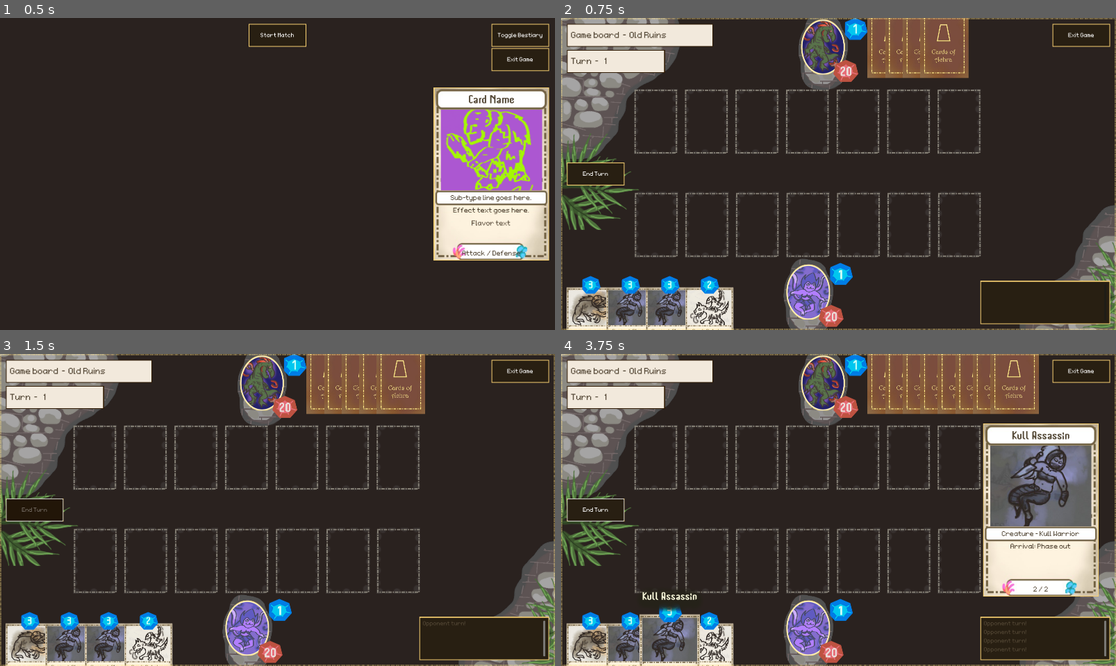
Above: before the commit, frames 1-4 (two rows, left to right).
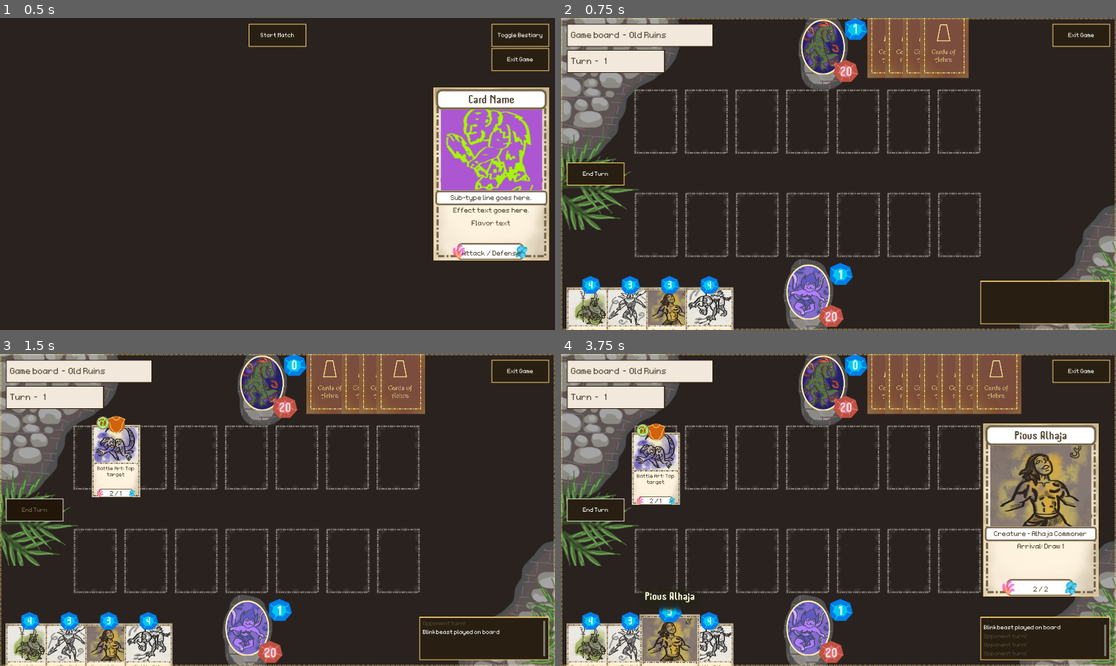
Above: after the commit, the same moments.

Repository: OttoElomaa/Godot-4-Ogre-Card-Game
Game: Godot game, scene res://GameScenes/MainMenu.tscn
The game is run twice, just before and just after one commit, with the same random seed, the same clock (stepped at 60 frames per second) and the same inputs.
Inputs (mouse positions are in pixels of both pictures, inside the frame that each line leads up to):
- Up to frame 1 (0.5 s): no input
- Up to frame 2 (0.75 s): click (838, 36) at 0.5 s
- Up to frame 3 (1.5 s): click (33, 510) at 1.25 s
- Up to frame 4 (3.75 s): tap Enter at 2, 3.5 s; drag from (588, 659) to (827, 385) at 2.02 s; tap Space at 2.75 s; drag from (627, 659) to (827, 385) at 2.77 s; move the mouse to (672, 659) at 3.52 s; hold Up (ui_up) from 3.53 s (still down); tap Mouse wheel down (scrollDown) at 3.6 s; click (672, 659) at 3.67 s

Frame 1 is identical in both runs. In frame 2, 2.4% of the frame differs, in the area x 1-31%, y 84-100%; in frame 3, 4.7%; in frame 4, 11%, in the area x 1-99%, y 0-100%.

Commit message:
Added CardActions autoload, moved Inflict and Corrode code there. Changed how those and also card damage work. Moved autoloads to another folder. Fixed lil crash when accessing actions node when using Summon action

Diff:
--- a/CardScriptsAndComponents/effectScript.gd
+++ b/CardScriptsAndComponents/effectScript.gd
@@ -11,9 +11,9 @@
 
 
 
-var myEffectNode:
-	get:
-		return get_parent()
+var actionsNode: Node = null
+	#get:
+		#return get_parent().get_parent()
 
 
 var myCard: Card = null
@@ -51,6 +51,8 @@
 func setup(card:Card):
 	myCard = card
 	isEnemy = card.isEnemyCard
+
+	actionsNode = card.actions
 
 
 
--- a/CardScriptsAndComponents/effectScriptTargeted.gd
+++ b/CardScriptsAndComponents/effectScriptTargeted.gd
@@ -30,17 +30,16 @@
 
 	#### INFLICT
 	if inflict > 0:
-		target.tempHealth -= inflict
+		CardActions.inflict(target, inflict)
 		success = true
 	elif inflictCreature > 0:
-		target.tempHealth -= inflictCreature
+		CardActions.inflict(target, inflictCreature)
 		success = true
 
 	#### CORRODE
 	if corrode > 0:
-		target.tempHealth -= corrode
-		target.health -= corrode
-
+		CardActions.corrode(target, corrode)
+		success = true
 
 
 	#### TAP
@@ -58,7 +57,7 @@
 
 
 	target.updateCardLabels()
-	if target.tempHealth <= 0:
-		target.destroyAndAnimate(true)
+	#if target.tempHealth <= 0:
+		#target.destroyAndAnimate(true)
 
 	return success
--- a/CardScriptsAndComponents/effectScriptTargetless.gd
+++ b/CardScriptsAndComponents/effectScriptTargetless.gd
@@ -46,8 +46,13 @@
 	if summonScene:
 		var creature:Card = summonScene.instantiate()
 		add_child(creature)   #### TEMP PARENT TO TRIGGER _READY
-		var slot:CardSlot = myEffectNode.findEmptySlot()
-		if slot:
+
+
+
+		var slots:Array = MyTools.findEmptyCardSlots(isEnemy)
+		if not slots.is_empty():
+
+			var slot = slots[0]
 			MyTools.handlePlaceCardInSlot(creature, slot)
 			MyTools.changeMana(creature.manaCost, isEnemy)
 			success = true
--- a/Cards/card.gd
+++ b/Cards/card.gd
@@ -400,45 +400,49 @@
 	if card.checkHasLethal(self):
 		selfDestroyed = true
 
-	#### HANDLE DAMAGE -> SUNDER Keyword
-		#health -= card.tempDamage
-		#tempHealth -= card.tempDamage
-
-	#### SUNDER CAN'T DESTROY CARD, UNLESS IT WAS ALREADY ZERO
-	if tempHealth < 0:
-		if isBrittle:
-			selfDestroyed = true
-		else:
-			health = 0
+
+	#### INFLICT/CORRODE CAN'T DESTROY CARD, UNLESS IT WAS ALREADY ZERO
+	#if tempHealth < 0:
+		#if isBrittle:
+			#selfDestroyed = true
+		#else:
+			#health = 0
 
 	#### ANY CARD CAN DESTROY A CARD WITH 0 HEALTH
-	if isBrittle:
-		if card.tempDamage > 0:
-			selfDestroyed = true
+	#if isBrittle:
+		#if card.tempDamage > 0:
+			#selfDestroyed = true
 
 	#### UPDATE VISUALS AND RETURN DESTROYED STATUS
 	updateCardVisuals()
 	return selfDestroyed
 
 
-func checkHasLethal(otherCard:Card):
+func checkHasLethal(targetCard:Card):
+
 	var hasLethal := false
-	if checkLethalTwo(otherCard):
-		#### NO TRADE; ENEMY CARD DESTROYED
-		if not otherCard.checkLethalTwo(self):
+	if checkLethalTwo(targetCard):
+
+		#### NO TRADE; TARGET CARD DESTROYED
+		if not targetCard.checkLethalTwo(self):
 			hasLethal = true
-		#### IF NO DUELIST, MUTUAL DESTRUCTION = TRADE
-		elif not otherCard.hasDuelist:
+
+		#### TARGET HAS NO DUELIST, MUTUAL DESTRUCTION = TRADE
+		elif not targetCard.hasDuelist:
 			hasLethal = true
-		elif tempDamage > 0 and otherCard.tempHealth <= 0:
+
+		#### TARGET HAS DUELIST BUT HAS ZERO HEALTH -> CAN BE KILLED
+		elif tempDamage > 0 and targetCard.tempHealth <= 0:
 			hasLethal = true
 
 	return hasLethal
 
+
 func checkLethalTwo(card:Card):
+
 	var combatDamage:int = getCombatDamage()
-
 	return combatDamage >= card.tempHealth
+
 
 
 func getCombatDamage():
--- /dev/null
+++ b/GameAutoloads/CardActions.tscn
@@ -0,0 +1,6 @@
+[gd_scene load_steps=2 format=3 uid="uid://clfufaehxtbbd"]
+
+[ext_resource type="Script" uid="uid://c6gg6oln5gg8h" path="res://GameAutoloads/card_actions.gd" id="1_iufk4"]
+
+[node name="CardActions" type="Node2D"]
+script = ExtResource("1_iufk4")
--- a/GameScenes/Autoloads/MyTools.tscn
+++ b/GameAutoloads/MyTools.tscn
@@ -1,6 +1,6 @@
 [gd_scene load_steps=2 format=3 uid="uid://b5e1japtdj8e"]
 
-[ext_resource type="Script" uid="uid://b06j00lt3vyf1" path="res://GameScenes/Autoloads/my_tools.gd" id="1_4t0x4"]
+[ext_resource type="Script" uid="uid://b06j00lt3vyf1" path="res://GameAutoloads/my_tools.gd" id="1_4t0x4"]
 
 [node name="MyTools" type="Node2D"]
 script = ExtResource("1_4t0x4")
--- a/GameScenes/Autoloads/States.tscn
+++ b/GameAutoloads/States.tscn
@@ -1,6 +1,6 @@
 [gd_scene load_steps=2 format=3 uid="uid://bup6apeci6kjj"]
 
-[ext_resource type="Script" uid="uid://dd3qncojpm6lc" path="res://GameScenes/Autoloads/states.gd" id="1_pm0cs"]
+[ext_resource type="Script" uid="uid://dd3qncojpm6lc" path="res://GameAutoloads/states.gd" id="1_pm0cs"]
 
 [node name="States" type="Node2D"]
 script = ExtResource("1_pm0cs")
--- /dev/null
+++ b/GameAutoloads/card_actions.gd
@@ -0,0 +1,22 @@
+extends Node2D
+
+
+
+
+
+#### DEAL TEMPORARY DAMAGE TO A CARD
+func inflict(target:Card, amount:int):
+	target.tempHealth -= amount
+
+	if target.tempHealth <= 0:
+		target.destroyAndAnimate(true)
+
+
+
+#### DEAL TEMPORARY AND PERMANENT DAMAGE TO A CARD
+func corrode(target:Card, amount:int):
+	target.tempHealth -= amount
+	target.health -= amount
+
+	if target.tempHealth <= 0:
+		target.destroyAndAnimate(true)
--- a/GameScenes/card_loader.gd
+++ b/GameScenes/card_loader.gd
@@ -20,7 +20,7 @@
 		cards.append(createCard("res://Cards/Wilds/Cr-Pikeman.tscn"))
 	for i in range(5):
 		cards.append(createCard("res://Cards/Wilds/Cr-Ogre.tscn"))
-	for i in range(10):
+	for i in range(20):
 		cards.append(createCard("res://Cards/Wilds/Cr-RukRaider.tscn"))
 	for i in range(10):
 		cards.append(createCard("res://Cards/Wilds/Cr-MardokHound.tscn"))
@@ -32,7 +32,7 @@
 
 	for i in range(10):
 		cards.append(createCard("res://Cards/Wilds/Cr-BlinkBeast.tscn"))
-	for i in range(10):
+	for i in range(20):
 		cards.append(createCard("res://Cards/GreenDefiance/Cr-DeathKnight.tscn"))
 	for i in range(10):
 		cards.append(createCard("res://Cards/Wilds/Cr-Alhaja-Pious.tscn"))
--- a/project.godot
+++ b/project.godot
@@ -17,8 +17,9 @@
 
 [autoload]
 
-States="*res://GameScenes/Autoloads/States.tscn"
-MyTools="*res://GameScenes/Autoloads/MyTools.tscn"
+States="*res://GameAutoloads/States.tscn"
+MyTools="*res://GameAutoloads/MyTools.tscn"
+CardActions="*res://GameAutoloads/CardActions.tscn"
 
 [display]
 
Not shown, added: GameAutoloads/card_actions.gd.uid
Renamed: GameScenes/Autoloads/my_tools.gd -> GameAutoloads/my_tools.gd
Renamed: GameScenes/Autoloads/my_tools.gd.uid -> GameAutoloads/my_tools.gd.uid
Renamed: GameScenes/Autoloads/states.gd -> GameAutoloads/states.gd
Renamed: GameScenes/Autoloads/states.gd.uid -> GameAutoloads/states.gd.uid
